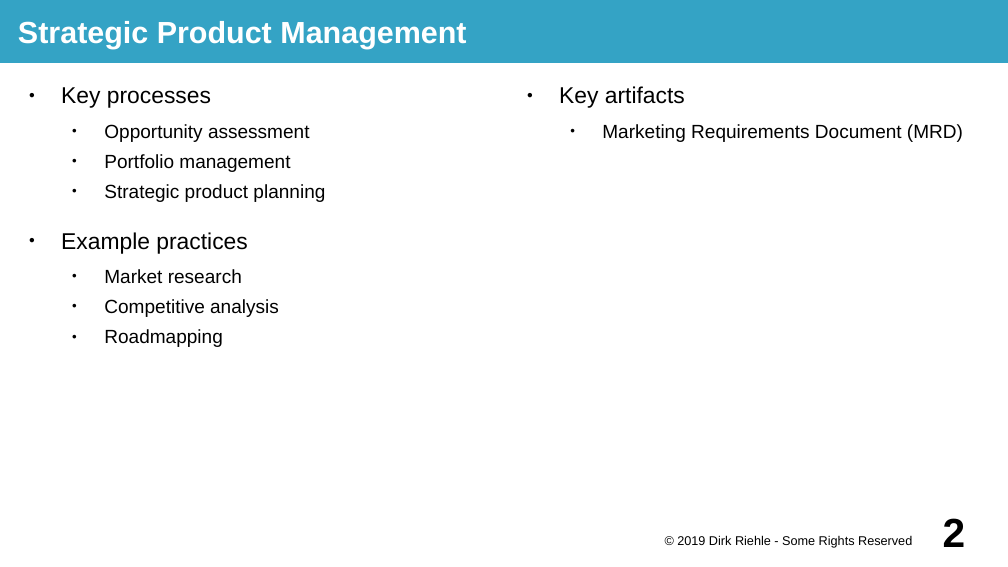
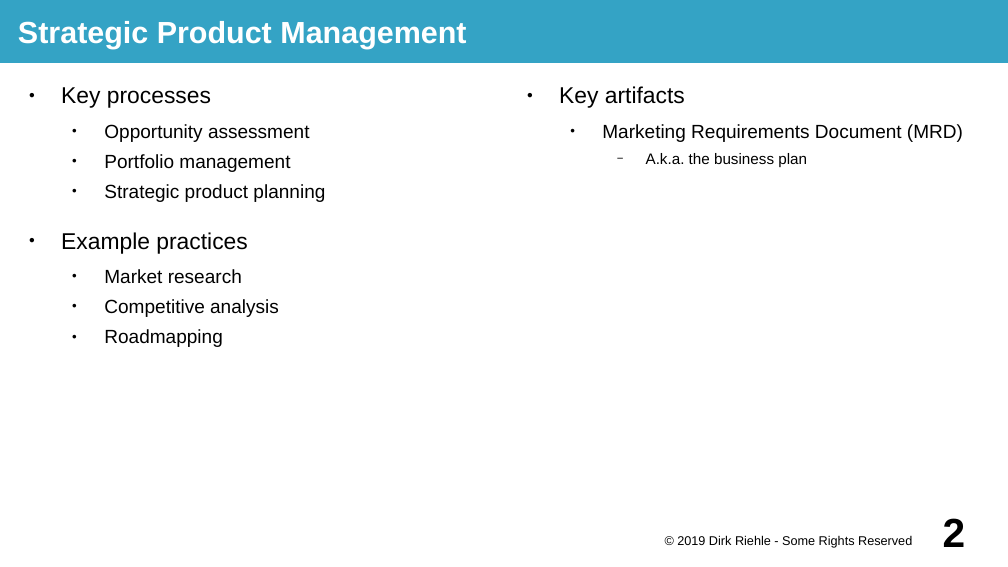
Before and after one commit to dirkriehle/prod-course, a slide deck: slide 2 of Lecture slides/PROD C02 - Strategic Product Management.odp. Drawn at 1008x567 pixels with LibreOffice and Linux fonts; fonts in the diff are those of the drawing. Boxes give left, top, right and bottom in pixels: in the first picture for what was removed or moved away, otherwise in the second. Text is boxed around its words. In the diff, an @@ line names an element or a change of style, - is before the commit and + after.

Commit message:
Updated strategic management slides.

```diff
--- a/Lecture slides/PROD C02 - Strategic Product Management.odp
+++ b/Lecture slides/PROD C02 - Strategic Product Management.odp
@@ text at (646,153,807,167): paragraph added @@
+    − A.k.a. the business plan
```
Also in this commit, not shown: 2 other slides changed, 3 other files.
